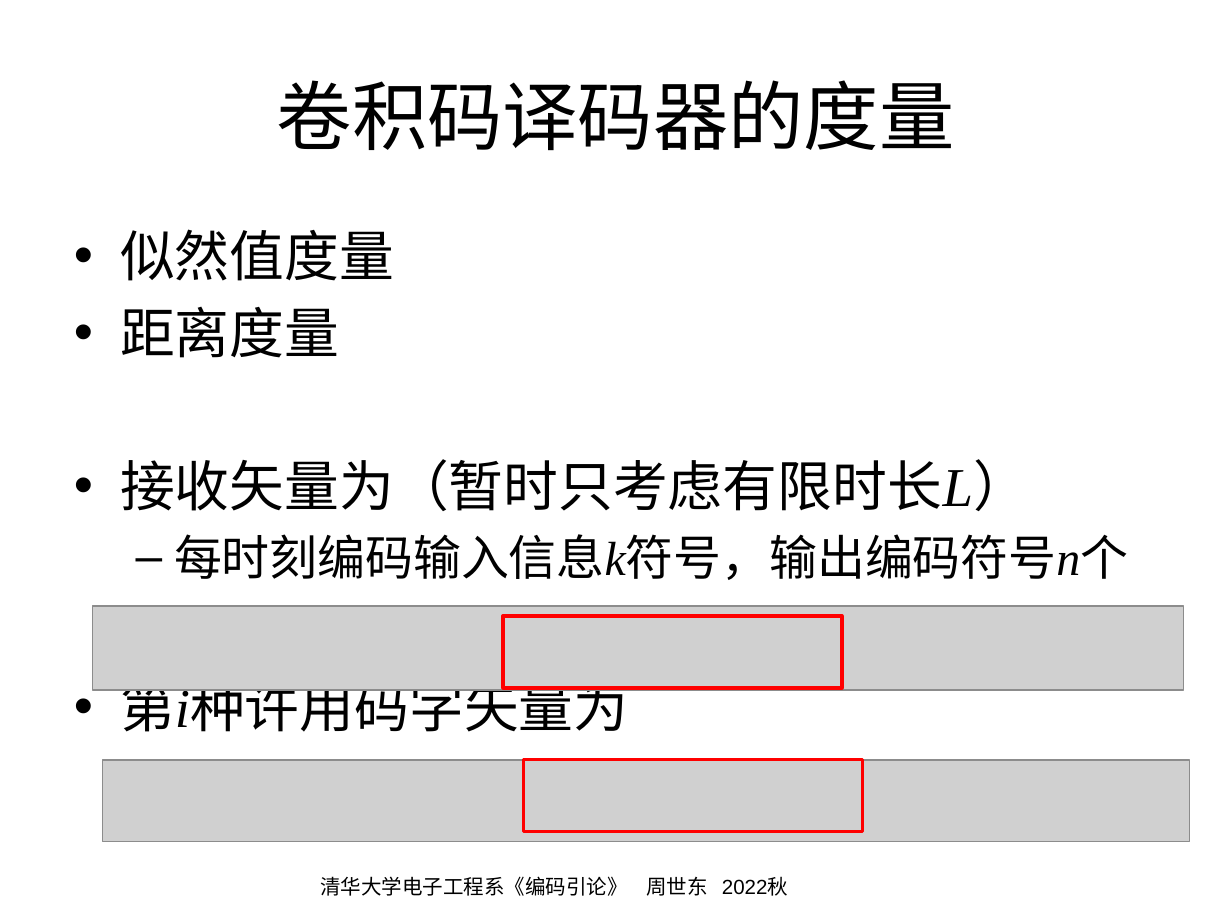
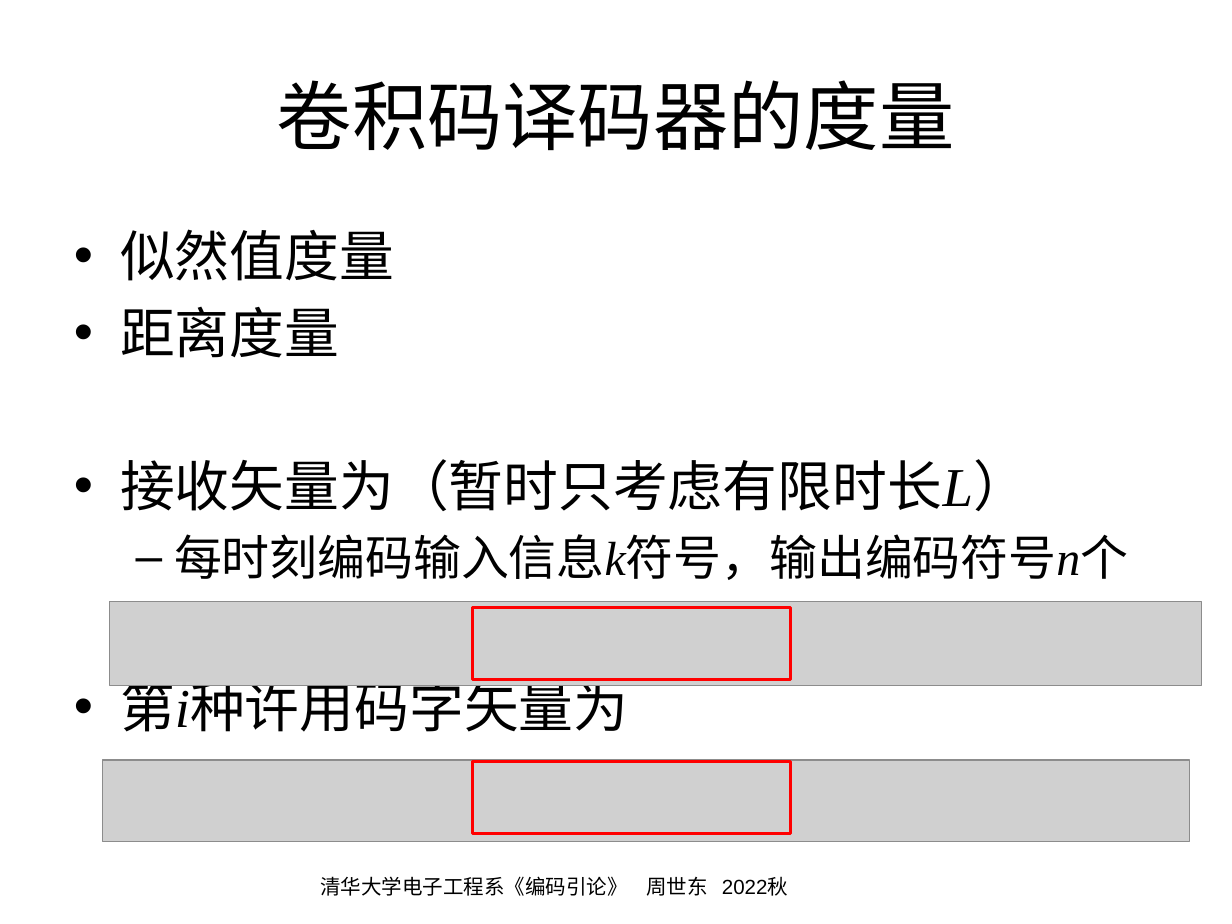
Before and after one commit to AllegroP/IntroductionOfCoding, a slide deck: slide 28 of Notes/卷积码PPT_已勘误.pptx. Drawn at 1232x924 pixels with LibreOffice and Linux fonts; fonts in the diff are those of the drawing; grey boxes stand for pictures. Boxes give left, top, right and bottom in pixels: in the first picture for what was removed or moved away, otherwise in the second. Text is boxed around its words. In the diff, an @@ line names an element or a change of style, - is before the commit and + after.

```diff
--- a/Notes/卷积码PPT_已勘误.pptx
+++ b/Notes/卷积码PPT_已勘误.pptx
@@ picture: place and size @@
-picture at box(92, 606, 1184, 690)
+picture at box(110, 601, 1201, 685)
@@ rectangle: place and size @@
-rectangle at box(503, 616, 841, 687)
+rectangle at box(472, 607, 790, 679)
@@ rectangle: place and size @@
-rectangle at box(524, 760, 862, 832)
+rectangle at box(472, 761, 790, 833)
```
Also in this commit, not shown: 27 other files.
